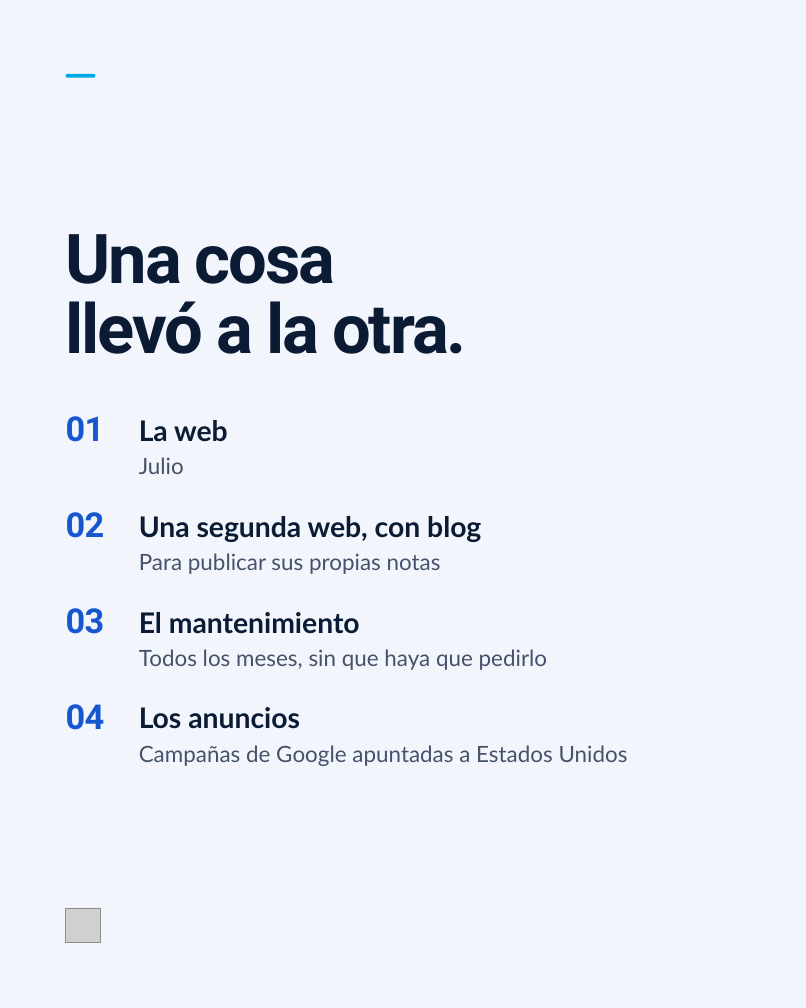
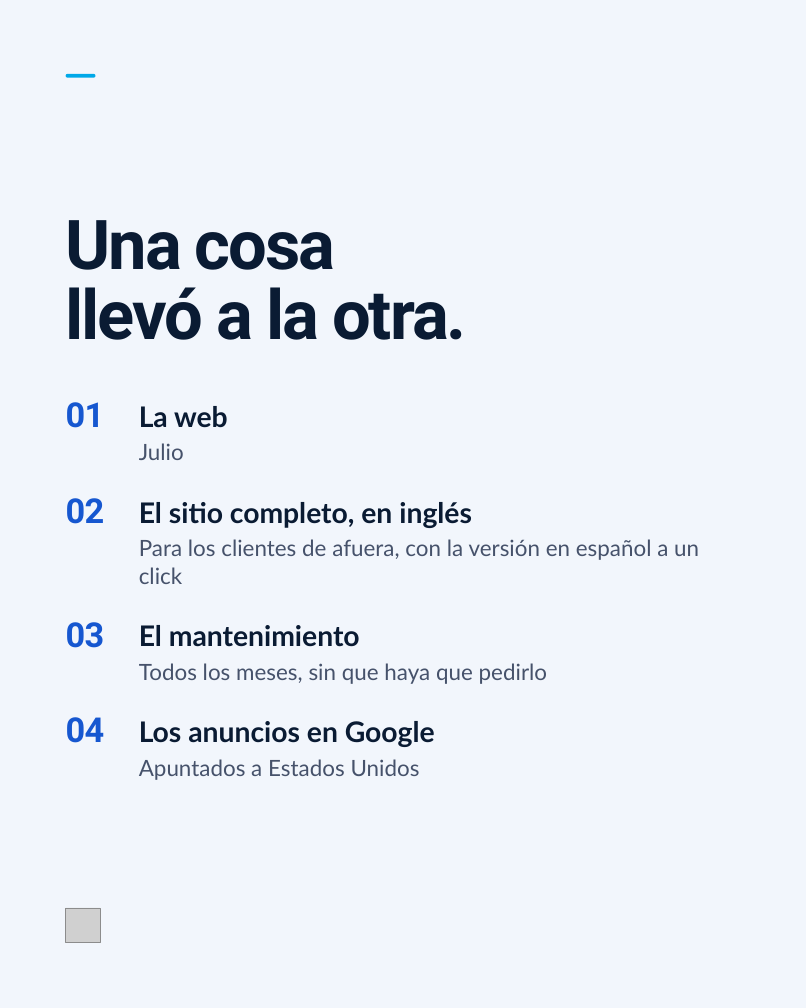
Before and after one commit to tunegocioenlasredes2025-star/TuNegocioenlasRedes, a slide deck: slide 2 of contenido/carruseles/06-setup-argentina/editable-canva.pptx. Drawn at 806x1008 pixels with LibreOffice and Linux fonts; fonts in the diff are those of the drawing; grey boxes stand for pictures. Boxes give left, top, right and bottom in pixels: in the first picture for what was removed or moved away, otherwise in the second. Text is boxed around its words. In the diff, an @@ line names an element or a change of style, - is before the commit and + after.

```diff
--- a/contenido/carruseles/06-setup-argentina/editable-canva.pptx
+++ b/contenido/carruseles/06-setup-argentina/editable-canva.pptx
@@ 5 texts: place and size @@
-5 texts at box(66, 234, 467, 538)
+5 texts at box(66, 220, 467, 524)
@@ text at box(139, 502, 472, 528): text changed @@
-Una segunda web, con blog
+El sitio completo, en inglés
@@ text at box(139, 539, 699, 584): text changed @@
-Para publicar sus propias notas
+Para los clientes de afuera, con la versión en español a un click
@@ 4 texts: place and size @@
-4 texts at box(66, 608, 547, 730)
+4 texts at box(66, 622, 547, 743)
@@ text at box(139, 721, 435, 747): text changed @@
-Los anuncios
+Los anuncios en Google
@@ text at box(139, 759, 420, 780): text changed @@
-Campañas de Google apuntadas a Estados Unidos
+Apuntados a Estados Unidos
```
Also in this commit, not shown: 2 other slides changed, 1 slide added, 11 other files.
